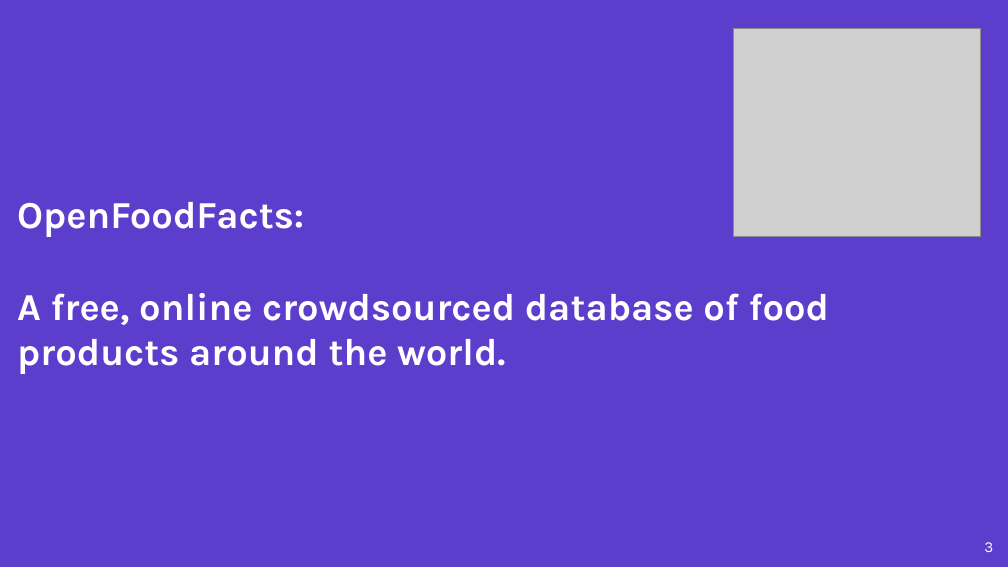
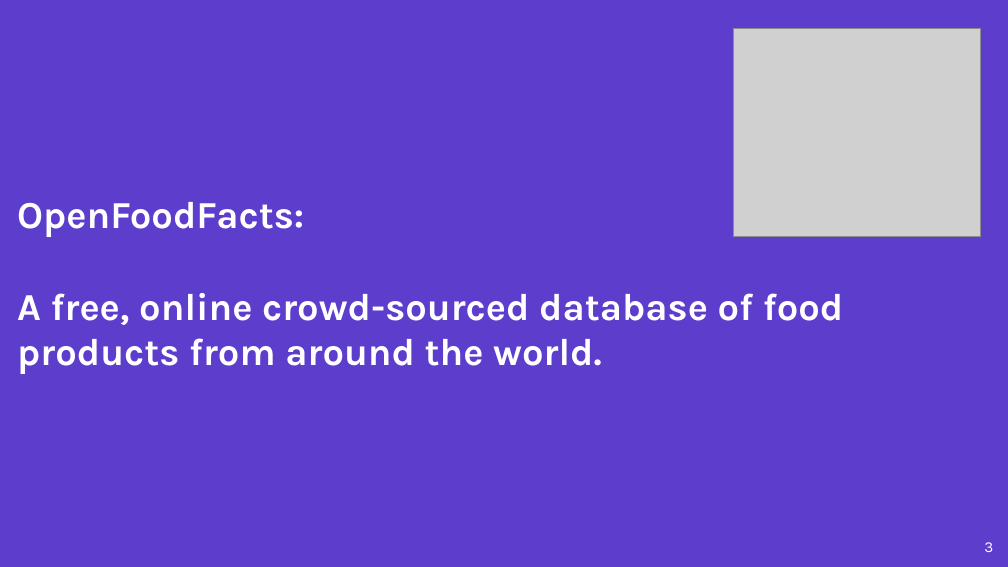
Before and after one commit to dabrain34/DabrainDocs, a slide deck: slide 3 of Presentation/OpenFoodFacts/openfoodfacts.odp. Drawn at 1008x567 pixels with LibreOffice and Linux fonts; fonts in the diff are those of the drawing; grey boxes stand for pictures; background and template pictures are left out. Boxes give left, top, right and bottom in pixels: in the first picture for what was removed or moved away, otherwise in the second. Text is boxed around its words. In the diff, an @@ line names an element or a change of style, - is before the commit and + after.

```diff
--- a/Presentation/OpenFoodFacts/openfoodfacts.odp
+++ b/Presentation/OpenFoodFacts/openfoodfacts.odp
@@ title at (x1=17, y1=202, x2=844, y2=374): text changed @@
-OpenFoodFacts:
-A free, online crowdsourced database of food products around the world.
+OpenFoodFacts:
+A free, online crowd-sourced database of food products from around the world.
```
Also in this commit, not shown: 13 other slides changed, 3 slides added, 1 slide removed.
